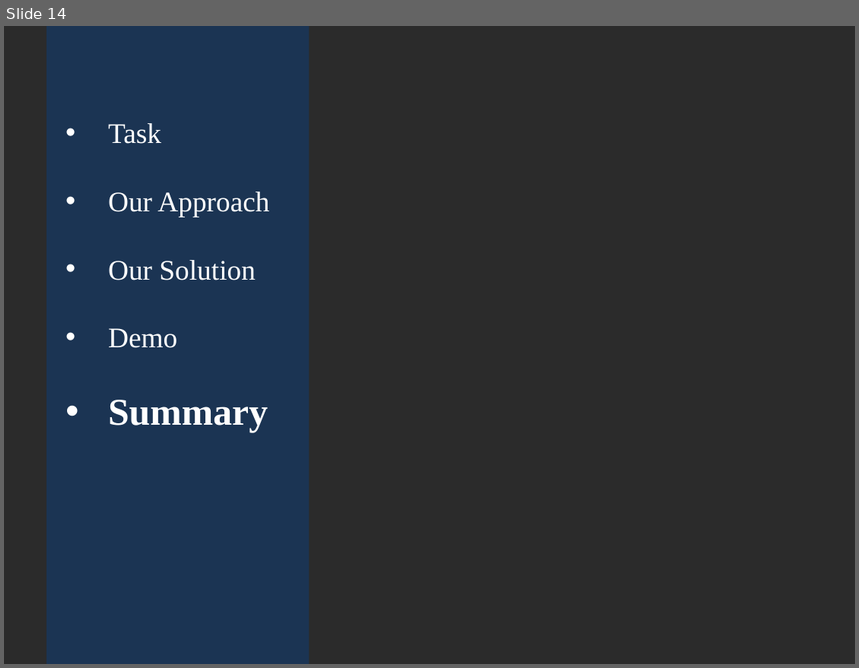
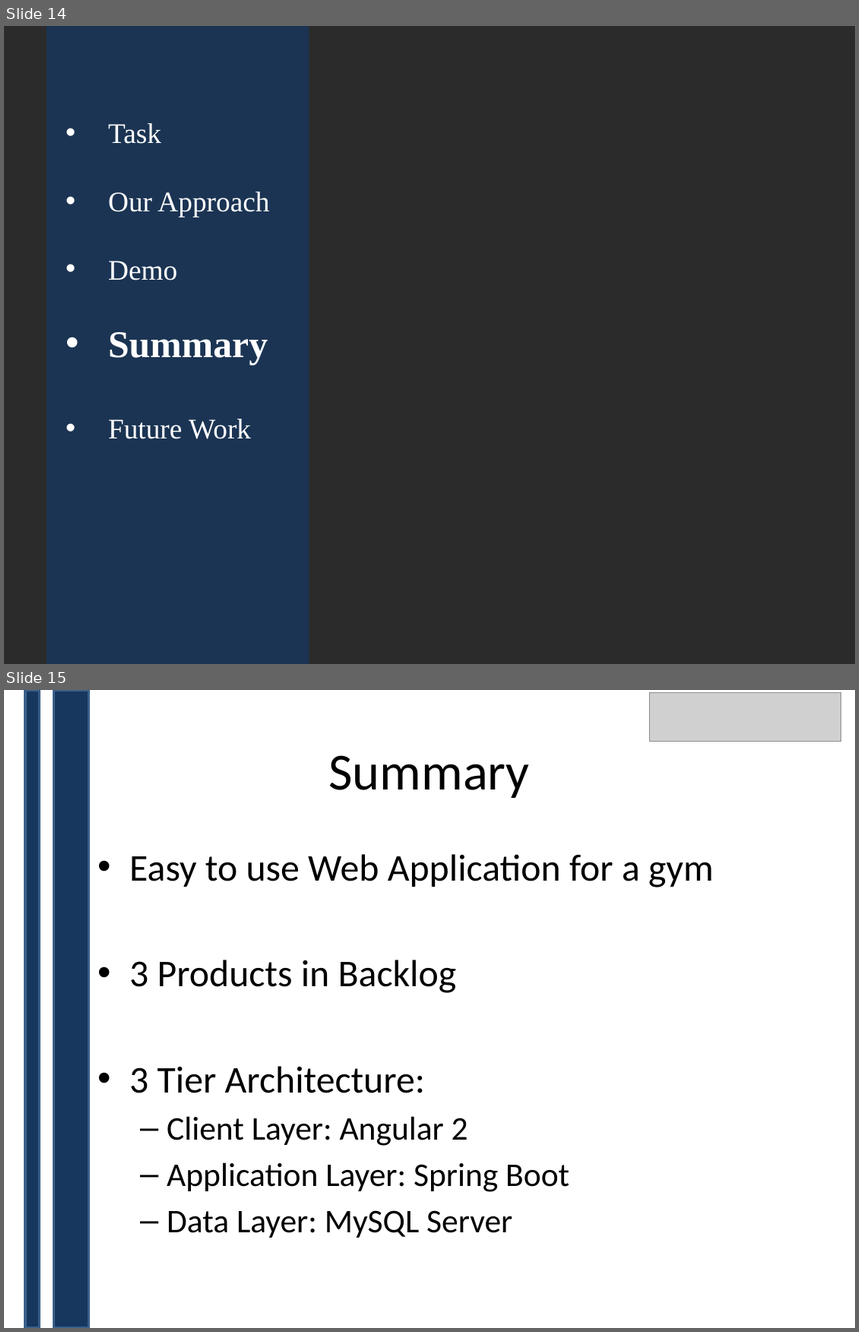
Before and after one commit to CCMV2/GymApplication, a slide deck: documentation/Documents/NTT-Gym.pptx. Shown one above the other, each under a label of ours: slide 14 before the commit, slides 14 and 15 after it. The pictures are 859x668 and 859x1332 pixels, drawn with LibreOffice and Linux fonts; fonts in the diff are those of the drawing; grey boxes stand for pictures; background and template pictures are left out; a plain dark background stands for a picture behind light text. Boxes give left, top, right and bottom in pixels: in the first picture for what was removed or moved away, otherwise in the second. Text is boxed around its words. In the diff, an @@ line names an element or a change of style, - is before the commit and + after.

```diff
--- a/documentation/Documents/NTT-Gym.pptx
+++ b/documentation/Documents/NTT-Gym.pptx
@@ slide 15 added at [4, 690, 855, 1328], background #FFFFFF @@
@@ rectangle added at [25, 690, 40, 1328], fill #17375E, outline #3A5F8C 2 pt @@
@@ rectangle added at [53, 690, 89, 1328], fill #17375E, outline #3A5F8C 2 pt @@
@@ picture added at [649, 692, 841, 741] @@
@@ title added at [329, 755, 529, 798], 44 pt, text #000000 @@
+Summary
@@ text added at [129, 854, 714, 1238], 28 pt, text #000000 @@
+• Easy to use Web Application for a gym
+• 3 Products in Backlog
+• 3 Tier Architecture:
+  – Client Layer: Angular 2
+  – Application Layer: Spring Boot
+  – Data Layer: MySQL Server
@@ slide 14 changed as well @@
@@ text at [108, 260, 255, 281]: paragraph removed @@
-• Our Solution
@@ text at [108, 419, 251, 439]: paragraph added @@
+• Future Work
```
Also in this commit, not shown: 6 other slides changed, 10 other slides added, 11 slides removed.
